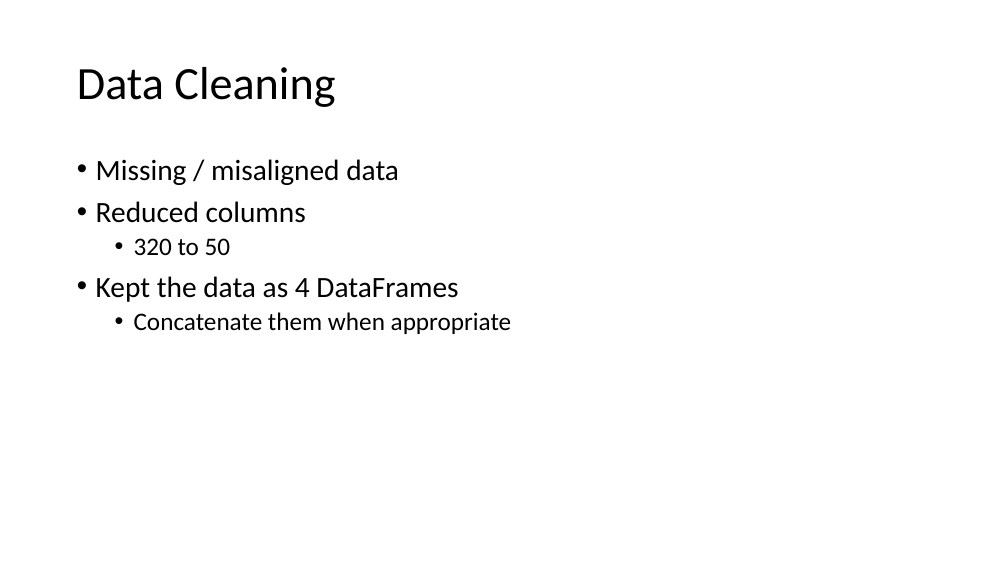
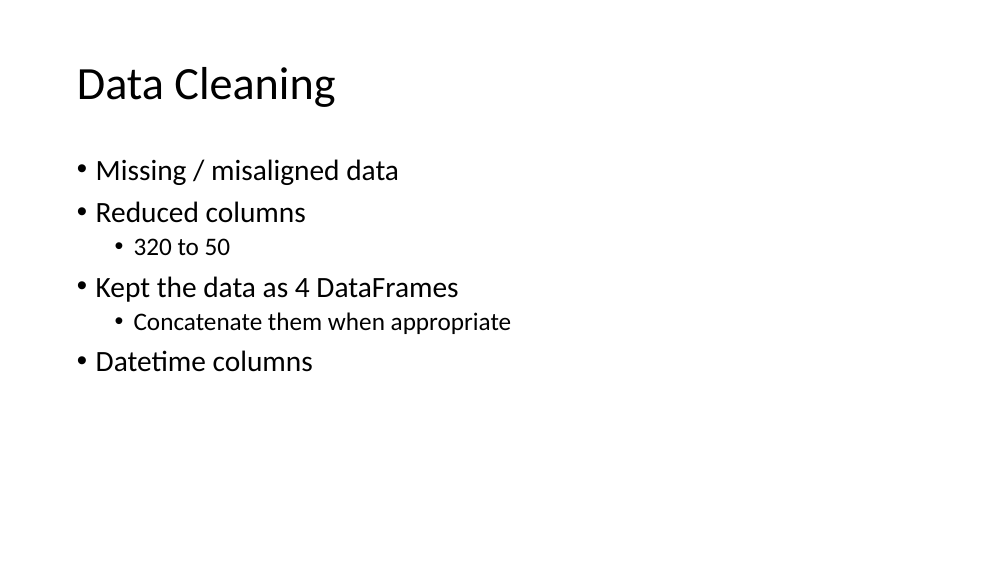
Before and after one commit to salvis2/SpringboardAlvis, a slide deck: slide 8 of capstone_project_2/reports/capstone_project_2_presentation.pptx. Drawn at 1008x567 pixels with LibreOffice and Linux fonts; fonts in the diff are those of the drawing. Boxes give left, top, right and bottom in pixels: in the first picture for what was removed or moved away, otherwise in the second. Text is boxed around its words. In the diff, an @@ line names an element or a change of style, - is before the commit and + after.

```diff
--- a/capstone_project_2/reports/capstone_project_2_presentation.pptx
+++ b/capstone_project_2/reports/capstone_project_2_presentation.pptx
@@ text at (x1=96, y1=350, x2=313, y2=372): paragraph added @@
+• Datetime columns
```
Also in this commit, not shown: 7 other slides changed, 19 slides added, 1 other file.
